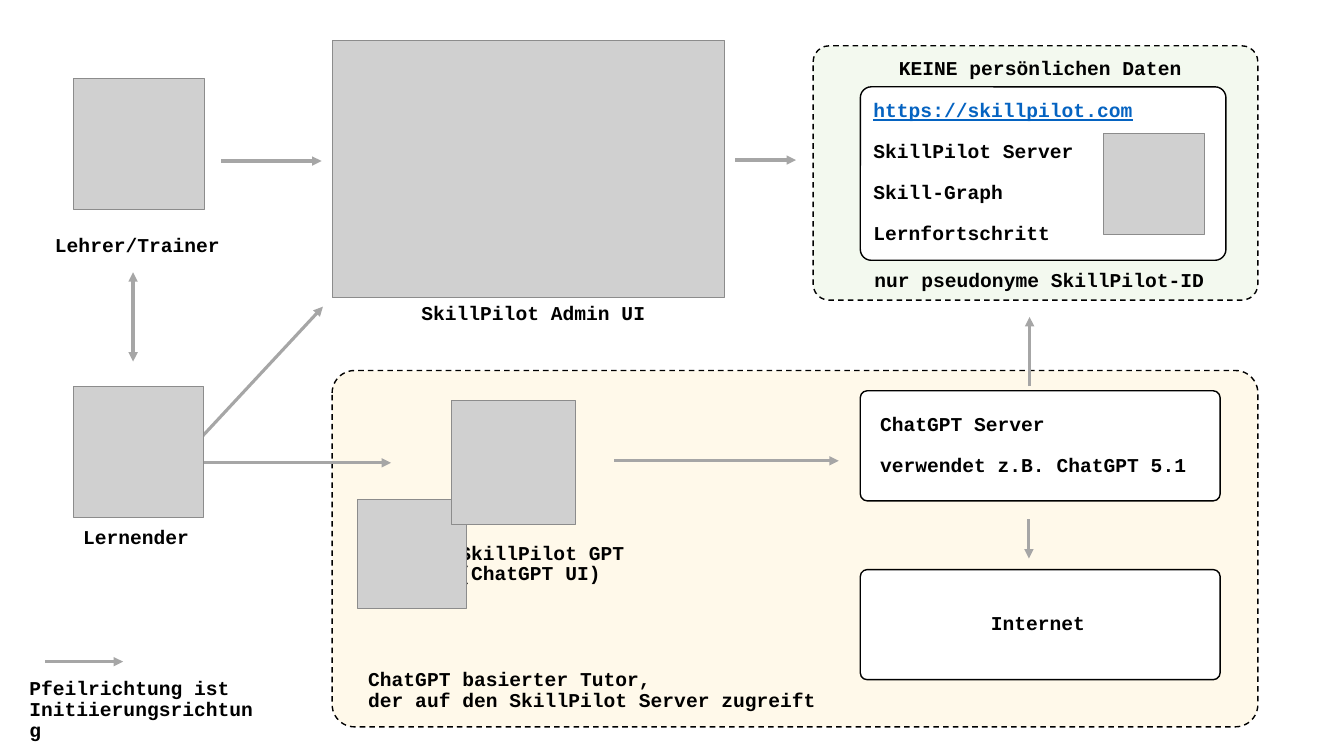
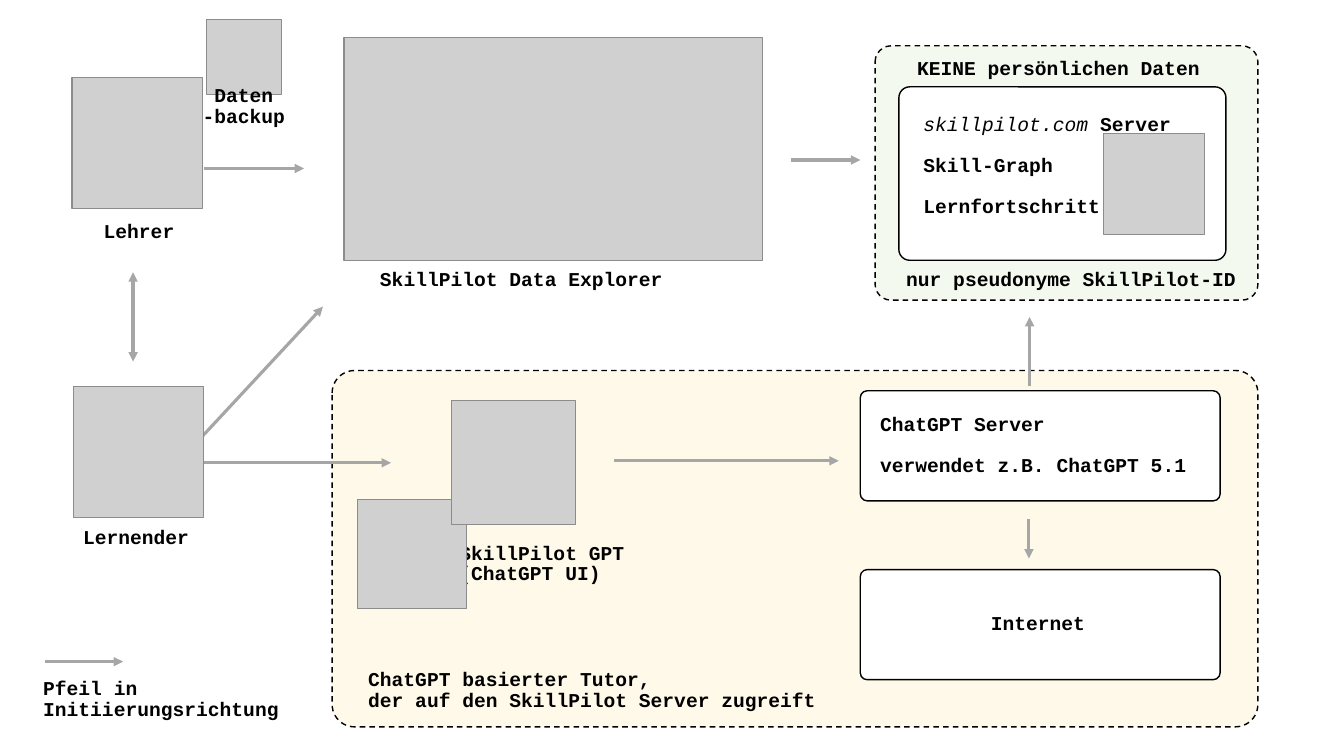
Before and after one commit to enpasos/skillpilot, a slide deck: slide 1 of docs/whitepaper/Sketch.pptx. Drawn at 1344x756 pixels with LibreOffice and Linux fonts; fonts in the diff are those of the drawing; grey boxes stand for pictures. Boxes give left, top, right and bottom in pixels: in the first picture for what was removed or moved away, otherwise in the second. Text is boxed around its words. In the diff, an @@ line names an element or a change of style, - is before the commit and + after.

```diff
--- a/docs/whitepaper/Sketch.pptx
+++ b/docs/whitepaper/Sketch.pptx
@@ picture added at (x1=207, y1=20, x2=281, y2=95) @@
@@ picture resized from (x1=333, y1=40, x2=725, y2=298) to (x1=344, y1=38, x2=762, y2=260) @@
@@ rounded rectangle resized from (x1=814, y1=45, x2=1258, y2=299) to (x1=875, y1=45, x2=1258, y2=299) @@
@@ text "KEINE persönlichen Daten" moved from (x1=899, y1=61, x2=1181, y2=79) to (x1=917, y1=61, x2=1200, y2=79) @@
@@ text added at (x1=203, y1=89, x2=285, y2=127), 14 pt, text #000000, bold @@
+Daten
+-backup
@@ rounded rectangle resized from (x1=861, y1=87, x2=1227, y2=260) to (x1=899, y1=87, x2=1226, y2=260) @@
@@ text at (x1=923, y1=117, x2=1171, y2=214): text changed @@
-https://skillpilot.com
-SkillPilot Server
-Skill-Graph
-Lernfortschritt
+skillpilot.com Server
+Skill-Graph
+Lernfortschritt
@@ arrow moved from (222, 161) - (322, 161) to (204, 168) - (304, 168) @@
@@ arrow moved from (735, 160) - (797, 160) to (791, 160) - (861, 160) @@
@@ text at (x1=104, y1=224, x2=175, y2=239): text changed @@
-Lehrer/Trainer
+Lehrer
@@ text "nur pseudonyme SkillPilot-ID" moved from (x1=874, y1=273, x2=1204, y2=291) to (x1=906, y1=272, x2=1236, y2=290) @@
@@ text at (x1=380, y1=272, x2=662, y2=290): text changed @@
-SkillPilot Admin UI
+SkillPilot Data Explorer
@@ text at (x1=43, y1=682, x2=278, y2=720): text changed @@
-Pfeilrichtung ist
-Initiierungsrichtung
+Pfeil in
+Initiierungsrichtung
```
Also in this commit, not shown: 1 slide added, 13 other files.
